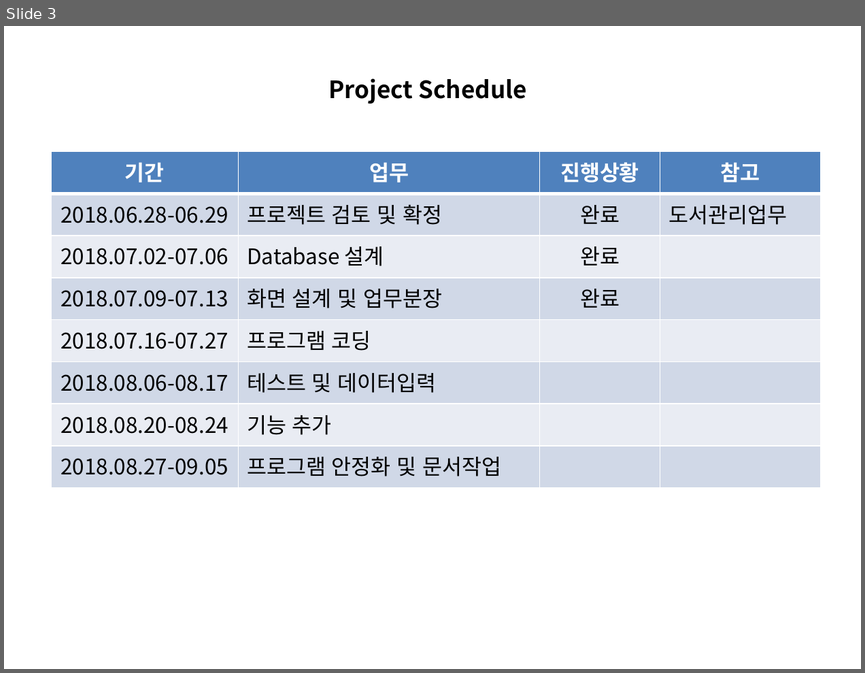
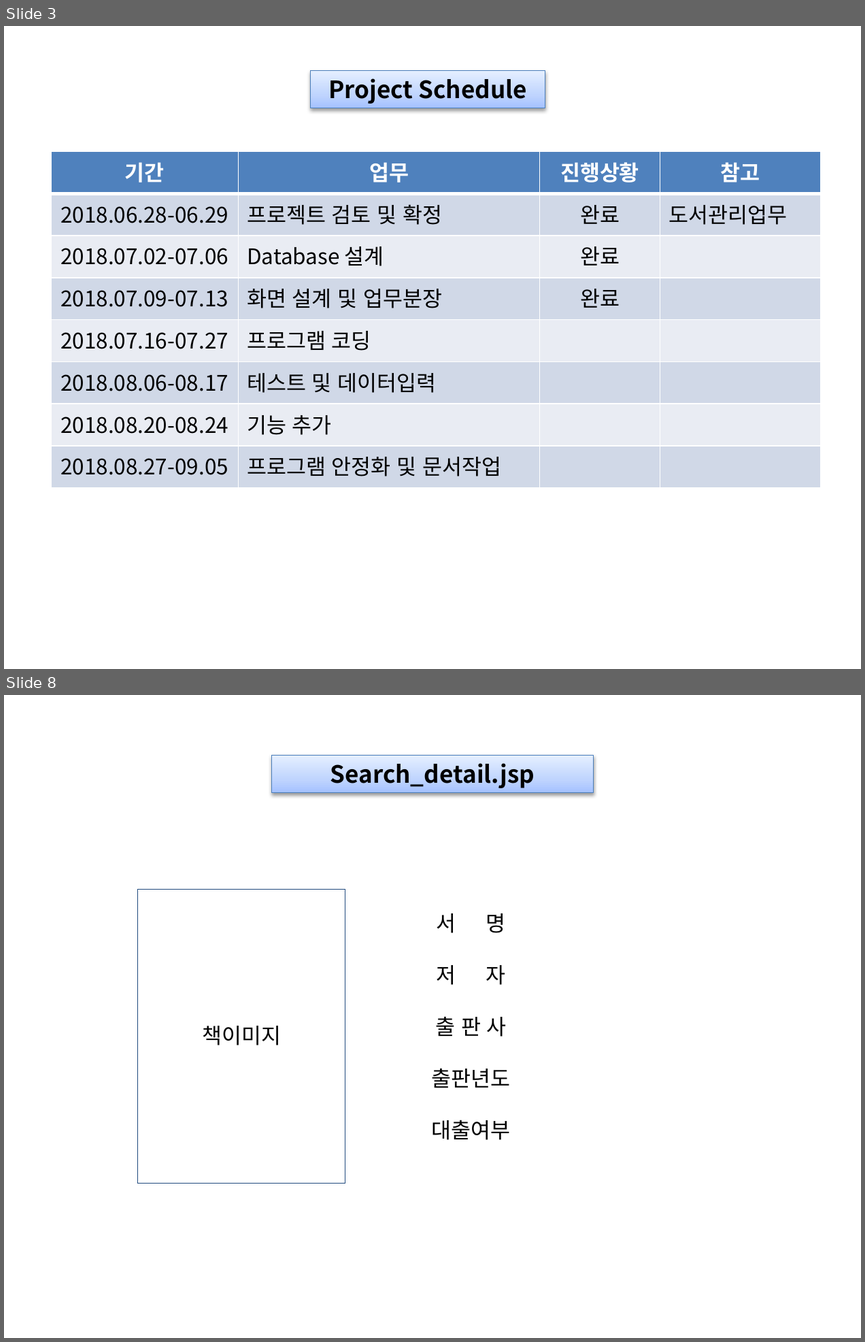
Before and after one commit to ppoyang/DreamLibrary, a slide deck: DreamLibrary.pptx. Shown one above the other, each under a label of ours: slide 3 before the commit, slides 3 and 8 after it; the slides between them are not shown. The pictures are 865x673 and 865x1342 pixels, drawn with LibreOffice and Linux fonts; fonts in the diff are those of the drawing. Boxes give left, top, right and bottom in pixels: in the first picture for what was removed or moved away, otherwise in the second. Text is boxed around its words. In the diff, an @@ line names an element or a change of style, - is before the commit and + after.

```diff
--- a/DreamLibrary.pptx
+++ b/DreamLibrary.pptx
@@ slide 8 added at [4, 695, 861, 1338], background #FFFFFF @@
@@ rectangle added at [271, 755, 593, 793], fill gradient #A4C4FF to #BFD4FF to #E6EEFF, outline #4B7EBC 0.75 pt, 20 pt, text #000000, bold @@
+Search_detail.jsp
@@ rectangle added at [138, 889, 345, 1183], outline #1F497D 0.75 pt, 18 pt, text #000000 @@
+책이미지
@@ table added at [385, 896, 726, 1154], 5 rows, 2 columns @@
+서 명 | 
+저 자 | 
+출 판 사 | 
+출판년도 | 
+대출여부 | 
@@ slide 3 changed as well @@
@@ rectangle "Project Schedule": place and size @@
-rectangle "Project Schedule" at [328, 78, 526, 104]
+rectangle "Project Schedule" at [311, 71, 545, 108]
@@ rectangle "Project Schedule" at [311, 71, 545, 108]: fill none to gradient #A4C4FF to #BFD4FF to #E6EEFF; outline none to #4B7EBC 0.75 pt; shadow on @@
```
Also in this commit, not shown: 2 other slides changed, 4 other slides added, 1 other file.
